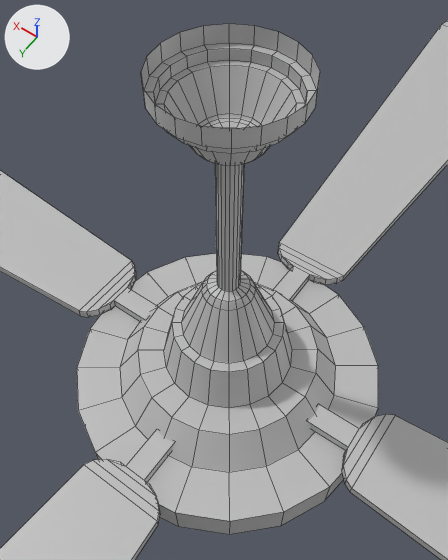
The FBX model Assets/Art/Models/Environment/Bar/Props/Naza/SM_Fan.fbx: old version first, new version second.
One viewpoint serves both versions: a 50 mm lens placed at (-0.37, 0.53, 0.847), pointed at (0.012, -0.004, 0.008). Arrows for +X, +Y and +Z are at upper left; the lights stay in place. Mesh edges are drawn as thin lines. Where no turn or scale is listed for an object, it has been applied to the vertices.

In view in the first picture: 'SM_Blades', 'SM_Fan'.
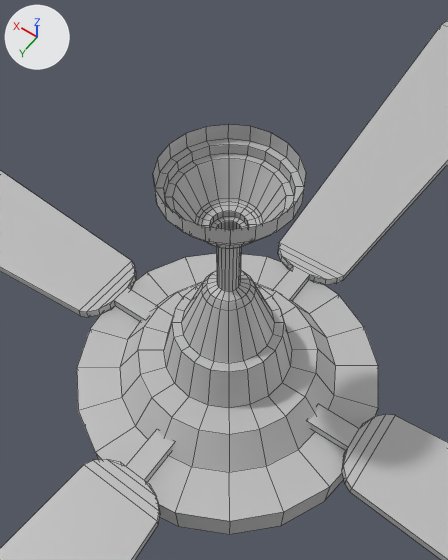
Location of each change, [x1, y1, x2, y2] in pixels of the pictures (448 x 560 px; the box of a moved part takes in the faces that stretch with it):
'SM_Fan', reshaped (20% shorter)
    before: [77, 24, 378, 534]
    after: [77, 124, 378, 534]
part 1 of me_mesh, moved or reshaped
    before: [141, 24, 320, 291]
    after: [153, 124, 306, 291]

Patch to the scene script:
```diff
--- a/Assets/Art/Models/Environment/Bar/Props/Naza/SM_Fan.fbx.py
+++ b/Assets/Art/Models/Environment/Bar/Props/Naza/SM_Fan.fbx.py
@@ me_mesh @@
 me_mesh.from_pydata(...)  # 541 vertices, 540 faces; spans x -0.309..0.309, y -0.309..0.309, z -0.42..0.42
 # used by ob_sm_fan; location = (0.0, 0.0, 0.0)
+# me_mesh part 1: all 220 vertices in x -0.106..0.106, y -0.106..0.106, z 0.303..0.42 are moved by (0.0, 0.0, -0.159)
 me_mesh.materials.append(mat_m_roof)
```
